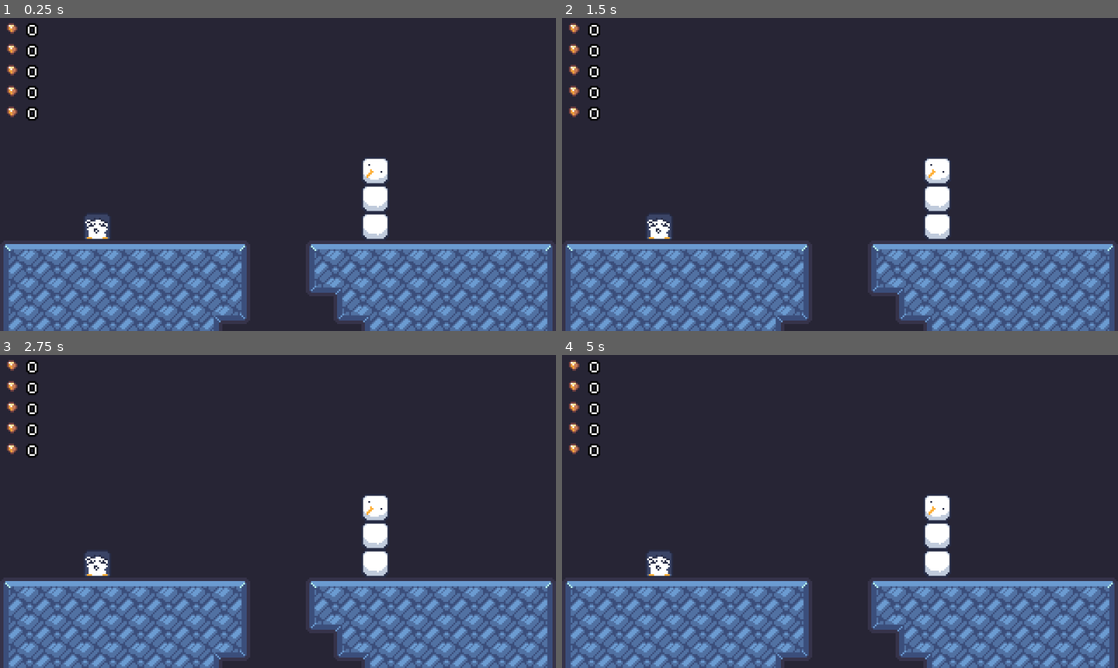
Above: before the commit, frames 1-4 (two rows, left to right).
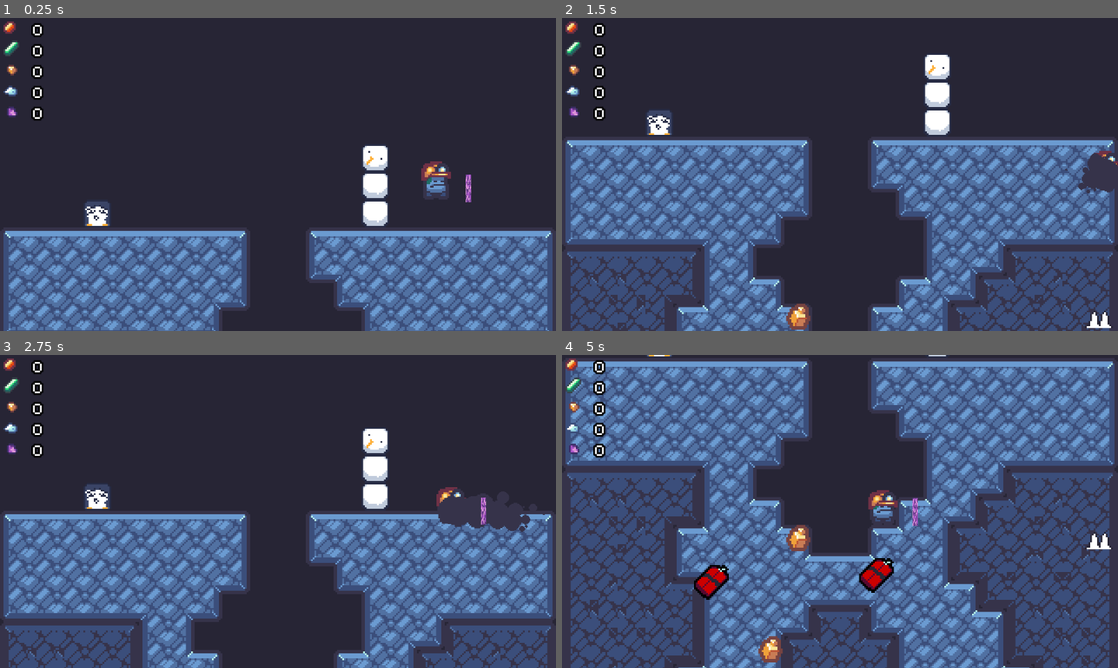
Above: after the commit, the same moments.

Repository: Ninesliced/ludumdare-57
Game: Godot game, scene res://scenes/main.tscn
Same seed, same stepped clock (60 frames per second), same inputs: the game is played once before the commit and once after it. The engine's default icon, where the game draws it, is replaced by a stand-in: a white triangle on a blue panel in a dark square.
Inputs (mouse positions are in pixels of both pictures, inside the frame that each line leads up to):
- Up to frame 1 (0.25 s): no input
- Up to frame 2 (1.5 s): move the mouse to (962, 158) at 0.52 s; hold D (right) 0.53-1.25 s; hold J (burrow) 0.53-1.25 s; click (962, 158) at 0.67 s; tap Space (jump) at 0.77, 0.8, 1.07 s; drag from (728, 190) to (812, 237) at 1.27 s
- Up to frame 3 (2.75 s): move the mouse to (333, 442) at 2.02 s; hold A (left) from 2.03 s (still down); hold J (burrow) from 2.03 s (still down); tap Space (jump) at 2.3 s
- Up to frame 4 (5 s): release A (left) at 2.75 s; release J (burrow) at 2.75 s; drag from (812, 574) to (673, 464) at 2.77 s; move the mouse to (1006, 558) at 3.52 s; hold D (right) 3.53-4.25 s; hold Right mouse button (right_click) 3.53-4.25 s; tap Space (jump) at 3.77, 3.8, 4.07 s; drag from (673, 464) to (756, 433) at 4.27 s

The runs differ from the first frame. In frame 1, 20% of the frame differs, in the area x 0-100%, y 1-100%; in frame 2, 48%; in frame 3, 37%; in frame 4, 70%, in the area x 0-100%, y 0-100%.

Commit message:
Update player.tscn

Diff:
--- a/scenes/entities/player/player.tscn
+++ b/scenes/entities/player/player.tscn
@@ -8,11 +8,107 @@
 [ext_resource type="Texture2D" uid="uid://dbvkuuuobxxxc" path="res://assets/images/characters/player_walk.png" id="4_yywfu"]
 [ext_resource type="PackedScene" uid="uid://dbph4hfobefpw" path="res://addons/state_machine/state.tscn" id="5_1murt"]
 [ext_resource type="Texture2D" uid="uid://dl50tcx701p1m" path="res://assets/images/particle/form/circle_16.png" id="5_ovg4i"]
-[ext_resource type="PackedScene" uid="uid://cftaabj0iyqv5" path="res://scenes/entities/player/components/player_burrowed_component.tscn" id="6_1murt"]
+[ext_resource type="PackedScene" path="res://scenes/entities/player/components/player_burrowed_component.tscn" id="6_1murt"]
 [ext_resource type="Script" uid="uid://c3g8y5730vrjl" path="res://scenes/entities/player/states/borrowed.gd" id="6_5sj0x"]
 [ext_resource type="Script" uid="uid://j8o233wa8k7s" path="res://scenes/entities/player/states/grounded.gd" id="7_ovg4i"]
 [ext_resource type="Script" uid="uid://bbtpx3uely5l6" path="res://scenes/entities/player/grounded_detector.gd" id="9_5sj0x"]
-[ext_resource type="PackedScene" uid="uid://dbfqheet23eng" path="res://scenes/entities/player/components/stamina_component.tscn" id="11_7wli1"]
+[ext_resource type="PackedScene" path="res://scenes/entities/player/components/stamina_component.tscn" id="11_7wli1"]
+[ext_resource type="Texture2D" uid="uid://bv62lum38cnu7" path="res://assets/images/particle/form/circle_32.png" id="12_j0oqr"]
+
+[sub_resource type="AtlasTexture" id="AtlasTexture_r4dfn"]
+atlas = ExtResource("2_r4dfn")
+region = Rect2(0, 0, 17, 23)
+
+[sub_resource type="AtlasTexture" id="AtlasTexture_70kwc"]
+atlas = ExtResource("2_r4dfn")
+region = Rect2(17, 0, 17, 23)
+
+[sub_resource type="AtlasTexture" id="AtlasTexture_yywfu"]
+atlas = ExtResource("2_r4dfn")
+region = Rect2(34, 0, 17, 23)
+
+[sub_resource type="AtlasTexture" id="AtlasTexture_pcd0u"]
+atlas = ExtResource("2_r4dfn")
+region = Rect2(51, 0, 17, 23)
+
+[sub_resource type="AtlasTexture" id="AtlasTexture_w3p2j"]
+atlas = ExtResource("3_70kwc")
+region = Rect2(0, 0, 17, 23)
+
+[sub_resource type="AtlasTexture" id="AtlasTexture_knby6"]
+atlas = ExtResource("4_yywfu")
+region = Rect2(0, 0, 17, 23)
+
+[sub_resource type="AtlasTexture" id="AtlasTexture_18p7g"]
+atlas = ExtResource("4_yywfu")
+region = Rect2(17, 0, 17, 23)
+
+[sub_resource type="AtlasTexture" id="AtlasTexture_fg2wu"]
+atlas = ExtResource("4_yywfu")
+region = Rect2(34, 0, 17, 23)
+
+[sub_resource type="AtlasTexture" id="AtlasTexture_7dqom"]
+atlas = ExtResource("4_yywfu")
+region = Rect2(51, 0, 17, 23)
+
+[sub_resource type="AtlasTexture" id="AtlasTexture_go8vc"]
+atlas = ExtResource("4_yywfu")
+region = Rect2(68, 0, 17, 23)
+
+[sub_resource type="AtlasTexture" id="AtlasTexture_wghkl"]
+atlas = ExtResource("4_yywfu")
+region = Rect2(85, 0, 17, 23)
+
+[sub_resource type="SpriteFrames" id="SpriteFrames_vs62q"]
+animations = [{
+"frames": [{
+"duration": 1.0,
+"texture": SubResource("AtlasTexture_r4dfn")
+}, {
+"duration": 1.0,
+"texture": SubResource("AtlasTexture_70kwc")
+}, {
+"duration": 1.0,
+"texture": SubResource("AtlasTexture_yywfu")
+}, {
+"duration": 1.0,
+"texture": SubResource("AtlasTexture_pcd0u")
+}],
+"loop": true,
+"name": &"idle",
+"speed": 7.0
+}, {
+"frames": [{
+"duration": 1.0,
+"texture": SubResource("AtlasTexture_w3p2j")
+}],
+"loop": true,
+"name": &"jump",
+"speed": 5.0
+}, {
+"frames": [{
+"duration": 1.0,
+"texture": SubResource("AtlasTexture_knby6")
+}, {
+"duration": 1.0,
+"texture": SubResource("AtlasTexture_18p7g")
+}, {
+"duration": 1.0,
+"texture": SubResource("AtlasTexture_fg2wu")
+}, {
+"duration": 1.0,
+"texture": SubResource("AtlasTexture_7dqom")
+}, {
+"duration": 1.0,
+"texture": SubResource("AtlasTexture_go8vc")
+}, {
+"duration": 1.0,
+"texture": SubResource("AtlasTexture_wghkl")
+}],
+"loop": true,
+"name": &"walk",
+"speed": 25.0
+}]
 
 [sub_resource type="RectangleShape2D" id="RectangleShape2D_1hmtu"]
 size = Vector2(14.25, 15)
